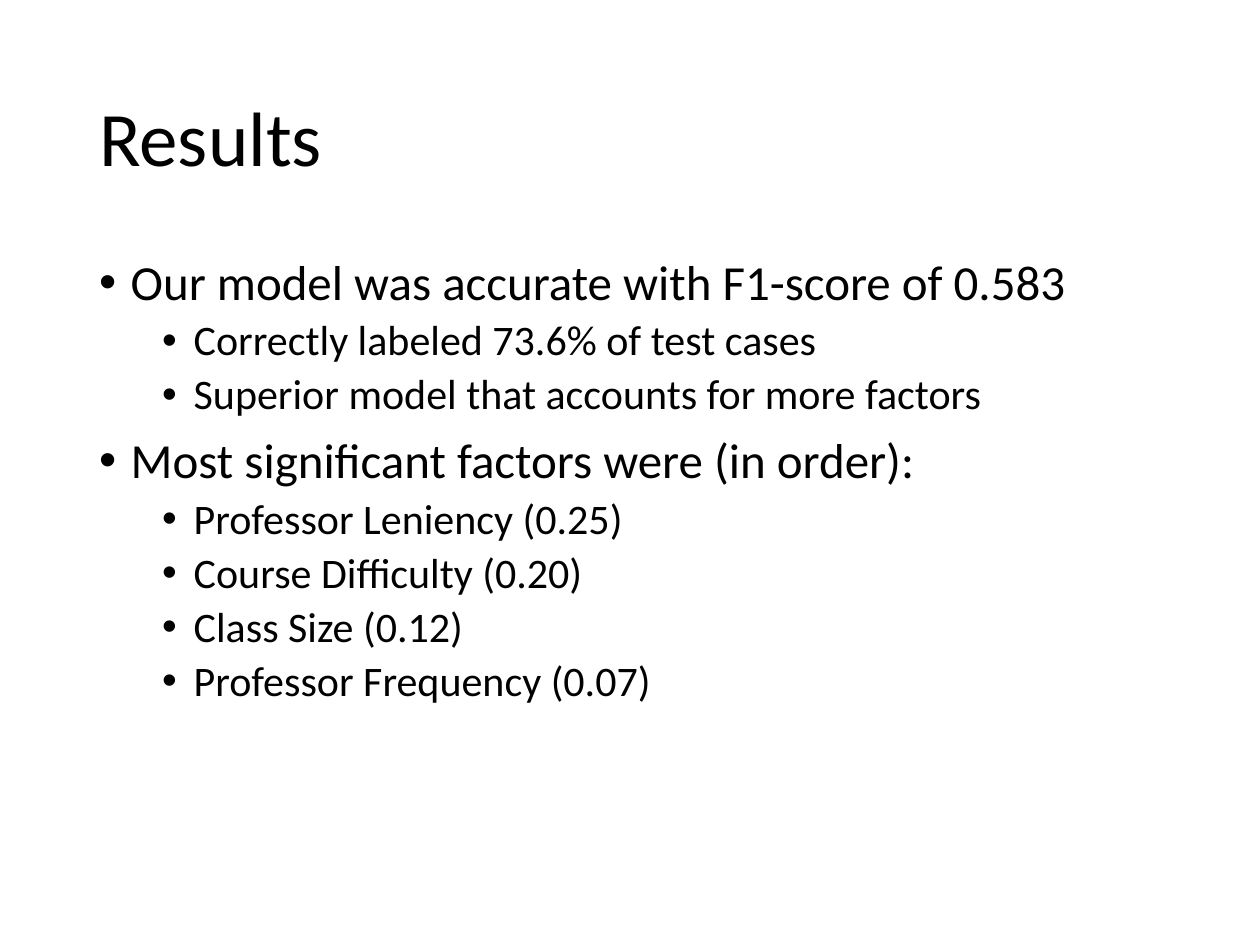
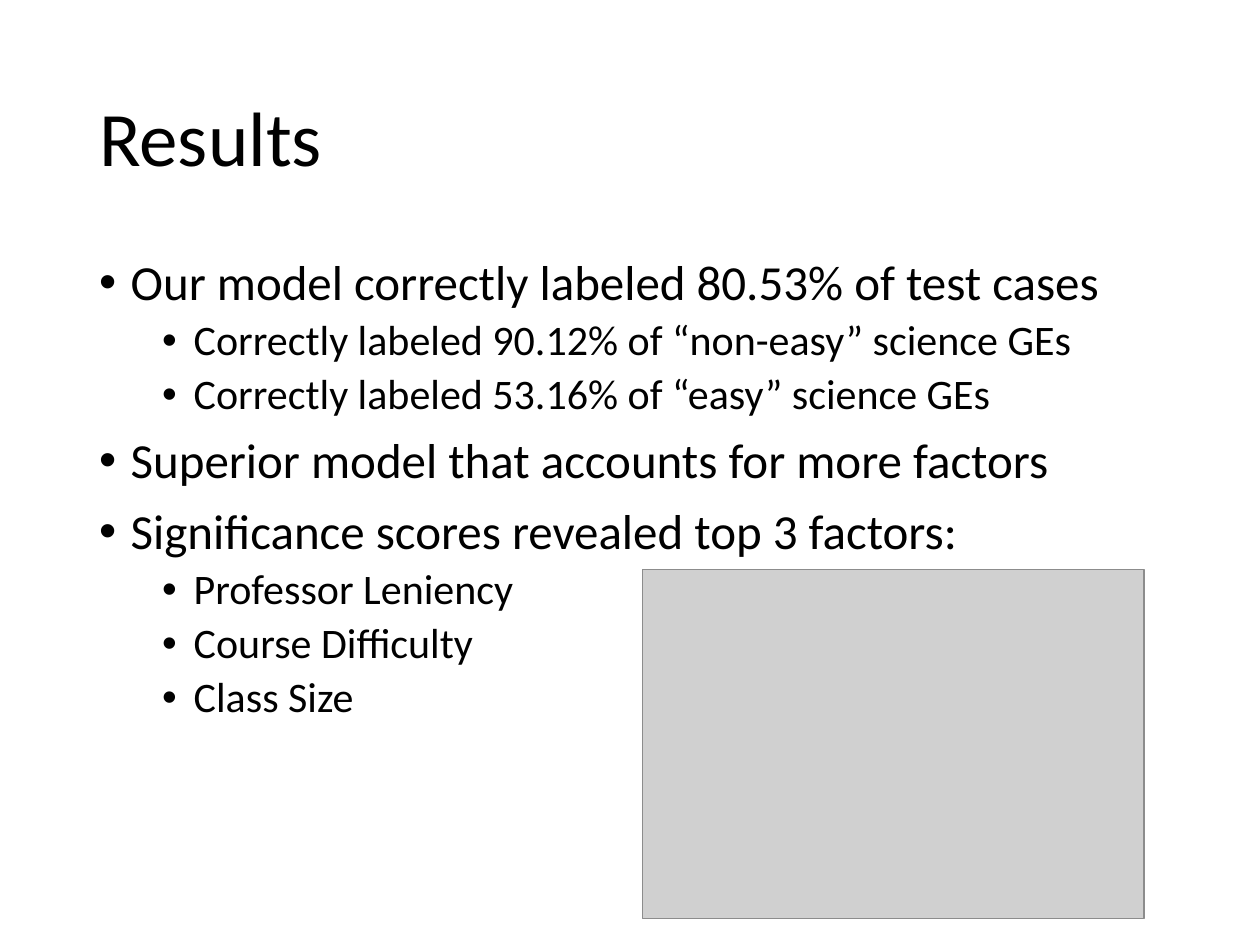
Before and after one commit to kaizersaber/stats131, a slide deck: slide 5 of Project_Slides.pptx. Drawn at 1260x945 pixels with LibreOffice and Linux fonts; fonts in the diff are those of the drawing; grey boxes stand for pictures. Boxes give left, top, right and bottom in pixels: in the first picture for what was removed or moved away, otherwise in the second. Text is boxed around its words. In the diff, an @@ line names an element or a change of style, - is before the commit and + after.

Commit message:
2018-12-05 Updated slides

```diff
--- a/Project_Slides.pptx
+++ b/Project_Slides.pptx
@@ text at [131,266,1098,416]: text changed; size 28 to 24 pt @@
-• Our model was accurate with F1-score of 0.583
-  • Correctly labeled 73.6% of test cases
+• Our model correctly labeled 80.53% of test cases
+  • Correctly labeled 90.12% of “non-easy” science GEs
+  • Correctly labeled 53.16% of “easy” science GEs
@@ text at [131,444,1048,486]: size 24 to 28 pt in "Superior model that accounts for more factors"; list level 2 to 1 in "Superior model that accounts for ..." @@
@@ text at [131,515,957,713]: text changed @@
-• Most significant factors were (in order):
-  • Professor Leniency (0.25)
-  • Course Difficulty (0.20)
-  • Class Size (0.12)
-  • Professor Frequency (0.07)
+• Significance scores revealed top 3 factors:
+  • Professor Leniency
+  • Course Difficulty
+  • Class Size
@@ picture added at [643,570,1144,919] @@
```
Also in this commit, not shown: 2 other slides changed.
